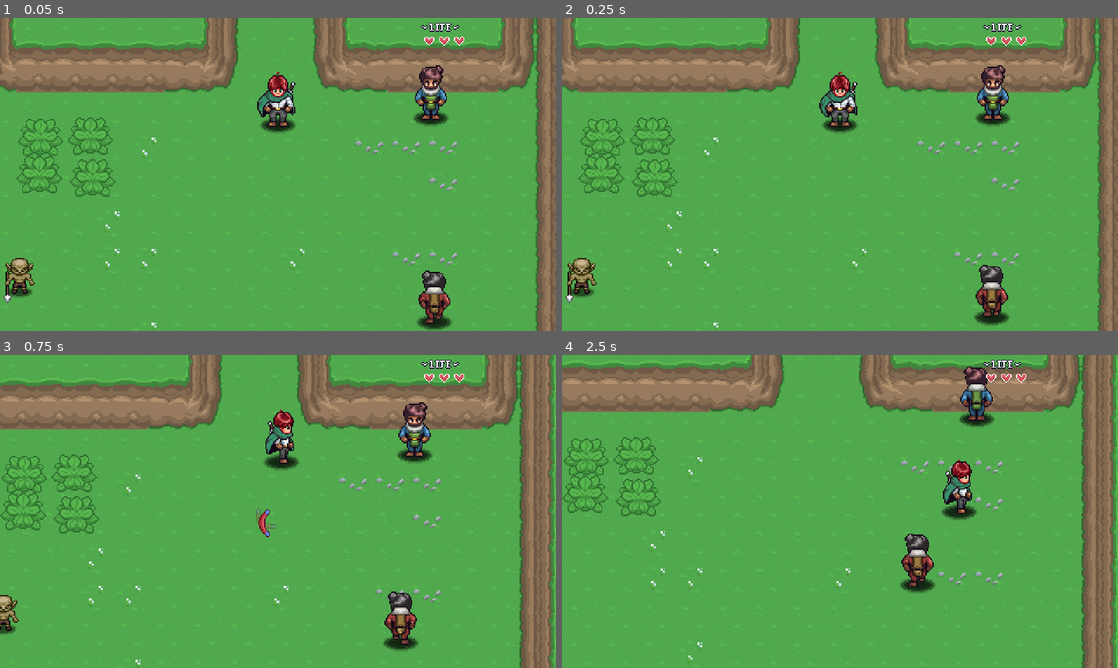
Above: before the commit, frames 1-4 (two rows, left to right).
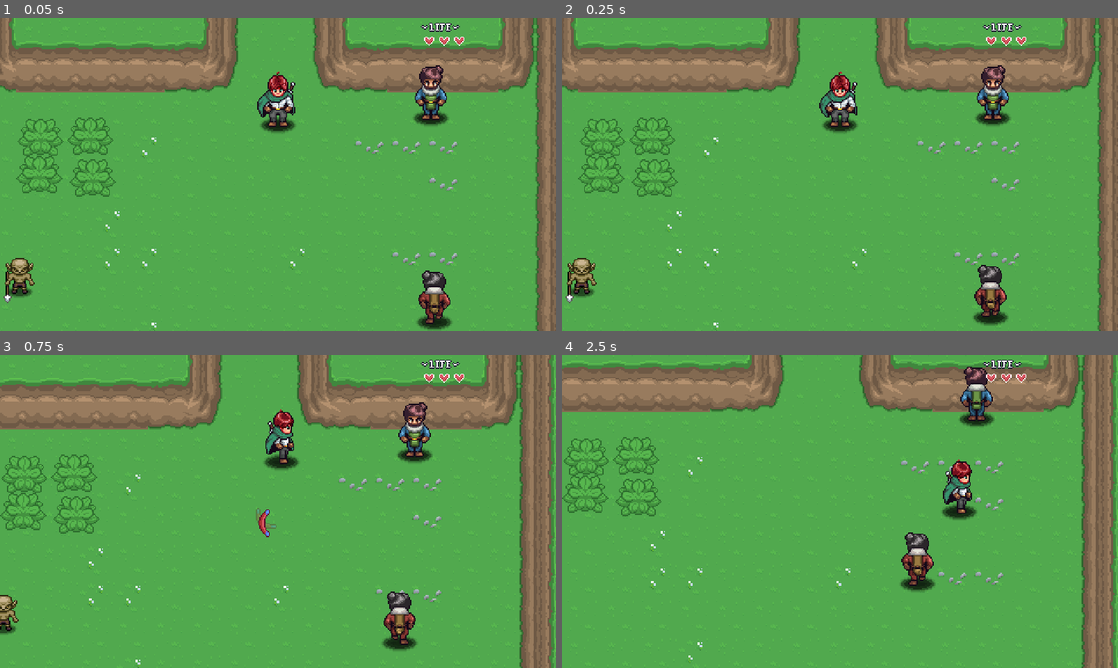
Above: after the commit, the same moments.

Repository: sirzes02/Godot-test
Game: Godot game, scene res://levels/area01/02.tscn
The game is run twice, just before and just after one commit, with the same random seed, the same clock (stepped at 60 frames per second) and the same inputs. This scene is started directly instead of the project's main scene. Sound files missing from this copy of the repository are replaced by a short silence.
Inputs:
- Up to frame 1 (0.05 s): no input
- Up to frame 2 (0.25 s): no input
- Up to frame 3 (0.75 s): tap Enter (ui_accept) at 0.5 s; hold D (right) from 0.53 s (still down); hold Q (ability) from 0.53 s (still down)
- Up to frame 4 (2.5 s): tap Enter (ui_accept) at 0.77, 1.52 s; release D (right) at 1.28 s; release Q (ability) at 1.28 s; hold S (down) 1.28-2.03 s; tap Space (attack) at 1.35 s; hold D (right) from 2.03 s (still down); hold E (interact) from 2.03 s (still down)

Frame 1 is identical in both runs. In frame 2, 0.4% of the frame differs, in the area x 74-81%, y 78-99%; in frame 3, 0.4%; in frame 4, 0.5%, in the area x 60-68%, y 56-76%.

Commit message:
NPC Part VI Cleanup and Bug Fixes

Diff:
--- a/gui/dialog_system/scripts/dialog_portrait.gd
+++ b/gui/dialog_system/scripts/dialog_portrait.gd
@@ -24,14 +24,18 @@
 		audio_stream_player.pitch_scale = randf_range(audio_pitch_base - 0.04, audio_pitch_base + 0.04)
 		audio_stream_player.play()
 	elif '.,!?'.contains(l):
+		audio_stream_player.pitch_scale = audio_pitch_base - 0.1
+		audio_stream_player.play()
 		mounth_open_frames = 0
 
 	if mounth_open_frames > 0:
 		mounth_open_frames -= 1
 
 	if mounth_open_frames == 0:
-		open_mounth = false
-
+		if open_mounth:
+			open_mounth = false
+			audio_stream_player.pitch_scale = randf_range(audio_pitch_base - 0.08, audio_pitch_base + 0.02)
+			audio_stream_player.play()
 	pass
 
 func update_portrait() -> void:
--- a/gui/dialog_system/scripts/dialog_system.gd
+++ b/gui/dialog_system/scripts/dialog_system.gd
@@ -122,5 +122,12 @@
 
 func start_timer() -> void:
 	timer.wait_time = text_speed
+	var _char = plain_text[rich_text_label.visible_characters - 1]
+
+	if '.!?:;'.contains(_char):
+		timer.wait_time *= 4
+	else:
+		timer.wait_time *= 2
+
 	timer.start()
 	pass
--- a/levels/area01/02.tscn
+++ b/levels/area01/02.tscn
@@ -99,3 +99,11 @@
 modulate = Color(0, 1, 1, 1)
 position = Vector2(58, -56)
 wait_time = 1.0
+
+[node name="DialogInteraction" parent="NPC2" unique_id=808145541 instance=ExtResource("11_tg8qg")]
+
+[node name="DialogText" type="Node" parent="NPC2/DialogInteraction" unique_id=2074514084]
+script = ExtResource("12_v3ddu")
+text = "Hi! How is hero?!"
+npc_info = ExtResource("11_fv5f3")
+metadata/_custom_type_script = "uid://cdkb66e1trluv"
--- a/npc/00_npcs/npc_02.tres
+++ b/npc/00_npcs/npc_02.tres
@@ -9,5 +9,5 @@
 npc_name = "Nero"
 sprite = ExtResource("3_7c467")
 portrait = ExtResource("1_3liqj")
-dialog_audio_pitch = 0.5
+dialog_audio_pitch = 1.5
 metadata/_custom_type_script = "uid://c5burft102c4y"
--- a/npc/npc_behavior_patrol.tscn
+++ b/npc/npc_behavior_patrol.tscn
@@ -4,3 +4,6 @@
 
 [node name="NpcBehaviorPatrol" type="Node2D" unique_id=1776759254]
 script = ExtResource("1_pbuvt")
+
+[node name="Timer" type="Timer" parent="." unique_id=831202988]
+one_shot = true
--- a/npc/scripts/npc_behavior_patrol.gd
+++ b/npc/scripts/npc_behavior_patrol.gd
@@ -8,6 +8,12 @@
 var patrol_location: Array[PatrolLocation]
 var current_location_index: int = 0
 var target: PatrolLocation
+
+var has_started: bool = false
+var last_phase: String = ''
+var direction: Vector2
+
+@onready var timer: Timer = $Timer
 
 func _ready() -> void:
 	gather_patrol_location()
@@ -30,7 +36,7 @@
 		return
 
 	if npc.global_position.distance_to(target.target_position) < 1:
-		start()
+		idle_phase()
 
 func gather_patrol_location(_n: Node = null):
 	patrol_location = []
@@ -62,7 +68,16 @@
 	if !npc.do_behavior or patrol_location.size() < 2:
 		return
 
-	# IDLE Phase
+	if has_started:
+		if timer.time_left == 0:
+			walk_phase()
+		return
+
+	has_started = true
+	idle_phase()
+	pass
+
+func idle_phase() -> void:
 	npc.global_position = target.target_position
 	npc.state = "idle"
 	npc.velocity = Vector2.ZERO
@@ -76,15 +91,21 @@
 
 	target = patrol_location[current_location_index]
 
-	await get_tree().create_timer(wait_item).timeout
+	if wait_item > 0:
+		timer.start(wait_item)
+		await  timer.timeout
 
 	if !npc.do_behavior:
 		return
 
+	walk_phase()
+	pass
+
+func walk_phase() -> void:
 	npc.state = "walk"
-	var _dir = npc.global_position.direction_to(target.target_position)
-	npc.direction = _dir
-	npc.velocity = walk_speed * _dir
+	direction = npc.global_position.direction_to(target.target_position)
+	npc.direction = direction
+	npc.velocity = walk_speed * direction
 	npc.update_direction(target.target_position)
 	npc.update_animation()
 	pass
--- a/npc/scripts/npc_behavior_wander.gd
+++ b/npc/scripts/npc_behavior_wander.gd
@@ -40,6 +40,9 @@
 	npc.velocity = Vector2.ZERO
 	npc.update_animation()
 	await get_tree().create_timer(randf() * idle_duration + idle_duration * 0.5).timeout
+
+	if !npc.do_behavior:
+		return
 	# WALK
 	npc.state = "walk"
 	var _dir: Vector2 = DIRECTIONS[randi_range(0, 3)]
--- a/npc/scripts/npc_resource.gd
+++ b/npc/scripts/npc_resource.gd
@@ -3,4 +3,4 @@
 @export var npc_name: String = ""
 @export var sprite: Texture
 @export var portrait: Texture
-@export var dialog_audio_pitch: float = 1.0
+@export_range(0.5, 1.8, 0.02) var dialog_audio_pitch: float = 1.0
